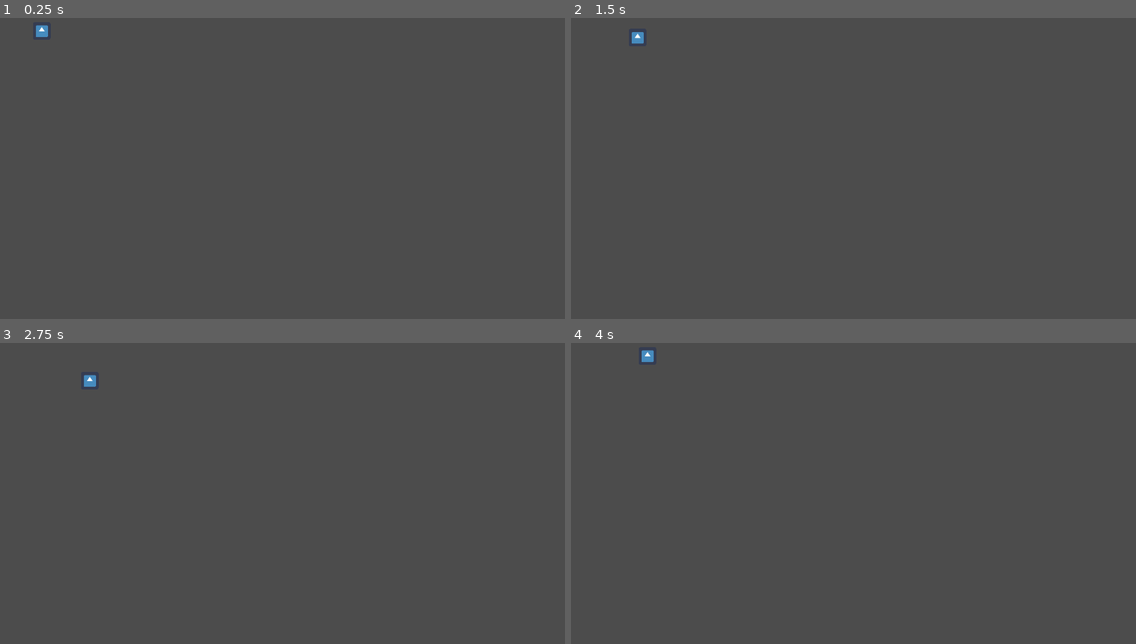
Above: before the commit, frames 1-4 (two rows, left to right).
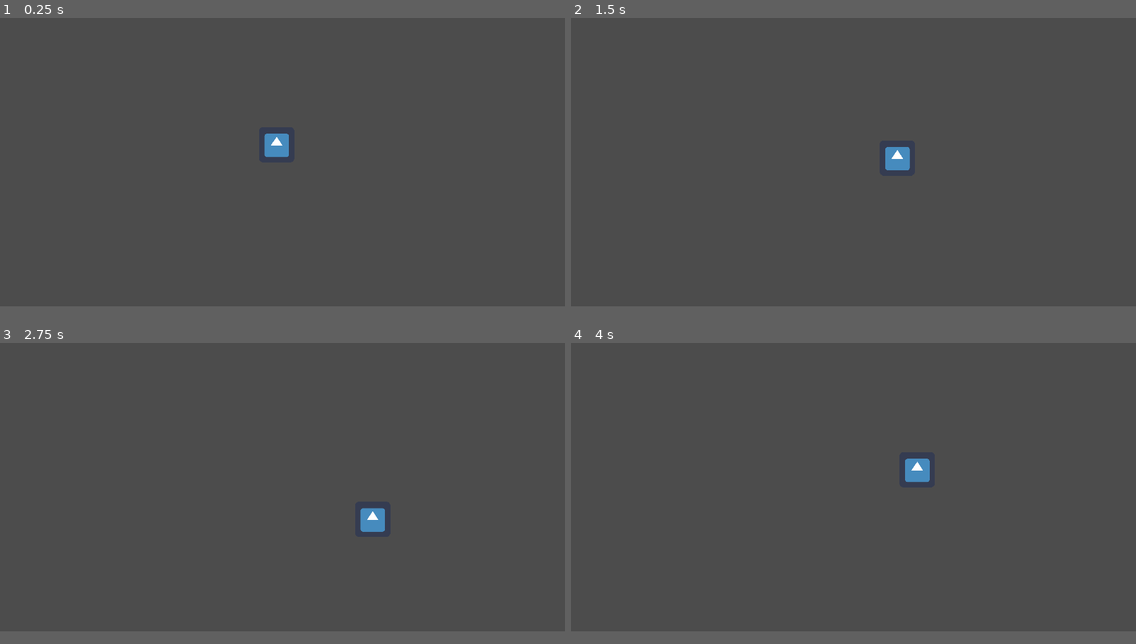
Above: after the commit, the same moments.

Repository: JMWProductions/mysterious-forest
Game: Godot game, scene res://ForestScene.tscn
Same seed, same stepped clock (60 frames per second), same inputs: the game is played once before the commit and once after it. The engine's default icon, where the game draws it, is replaced by a stand-in: a white triangle on a blue panel in a dark square.
Inputs:
- Up to frame 1 (0.25 s): no input
- Up to frame 2 (1.5 s): tap Enter at 0.5 s; hold D (move_right) 0.53-1.28 s; hold S (move_down) from 1.28 s (still down)
- Up to frame 3 (2.75 s): release S (move_down) at 2.03 s; hold D (move_right) from 2.03 s (still down)
- Up to frame 4 (4 s): release D (move_right) at 2.78 s; hold W (move_up) 2.78-3.53 s; hold A (move_left) from 3.53 s (still down)
In our replay, the window is 800x468 before the commit and 800x450 after it. These sizes can differ from the game's own. Grey fills any space a smaller window leaves; there, only what the larger window draws over its background counts as a difference.

The runs differ from the first frame. In frame 1, 0.4% of the frame differs, in the area x 6-52%, y 2-47%; in frame 2, 0.4%; in frame 3, 0.4%, in the area x 14-69%, y 10-63%; in frame 4, 0.4%.

Commit message:
Change display size, move player

Diff:
--- a/ForestScene.gd
+++ b/ForestScene.gd
@@ -8,8 +8,7 @@
 
 # Called when the node enters the scene tree for the first time.
 func _ready():
-	Input.set_mouse_mode(Input.MOUSE_MODE_CONFINED)
-	pass # Replace with function body.
+  pass # Replace with function body.
 
 
 # Called every frame. 'delta' is the elapsed time since the previous frame.
--- a/ForestScene.tscn
+++ b/ForestScene.tscn
@@ -8,4 +8,4 @@
 script = ExtResource( 2 )
 
 [node name="Player" parent="." instance=ExtResource( 1 )]
-position = Vector2( 74.976, 76.8434 )
+position = Vector2( 250, 142 )
--- a/project.godot
+++ b/project.godot
@@ -18,6 +18,15 @@
 config/name="MysteriousForest"
 run/main_scene="res://ForestScene.tscn"
 config/icon="res://icon.png"
+
+[display]
+
+window/size/width=512
+window/size/height=288
+window/size/test_width=1024
+window/size/test_height=576
+window/stretch/mode="2d"
+window/stretch/aspect="keep"
 
 [importer_defaults]
 
